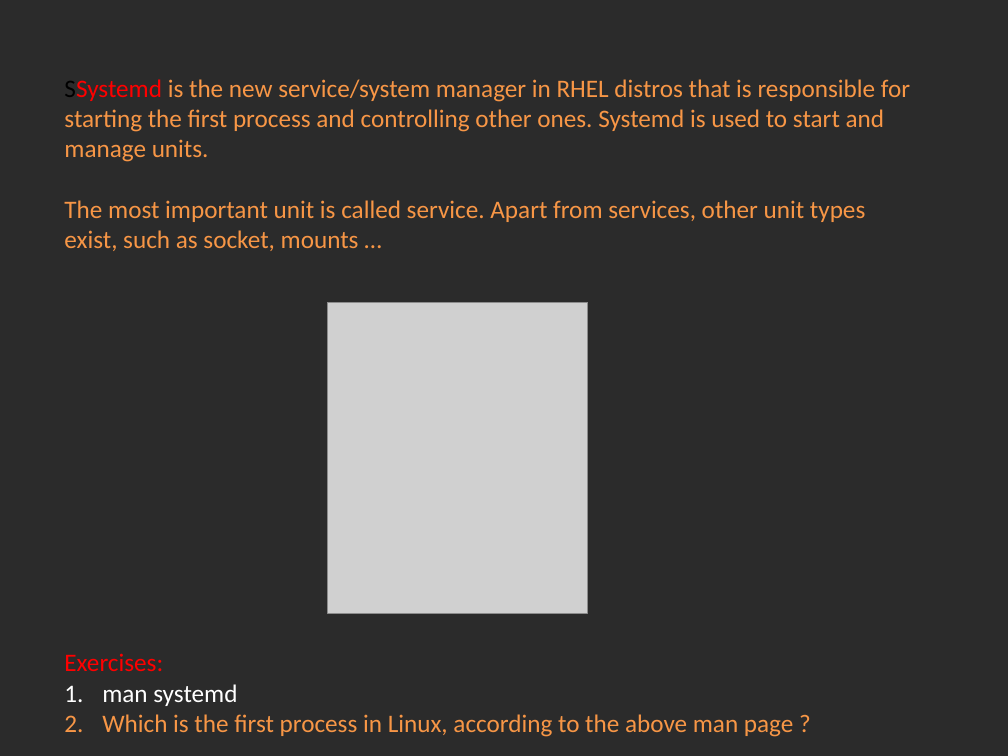
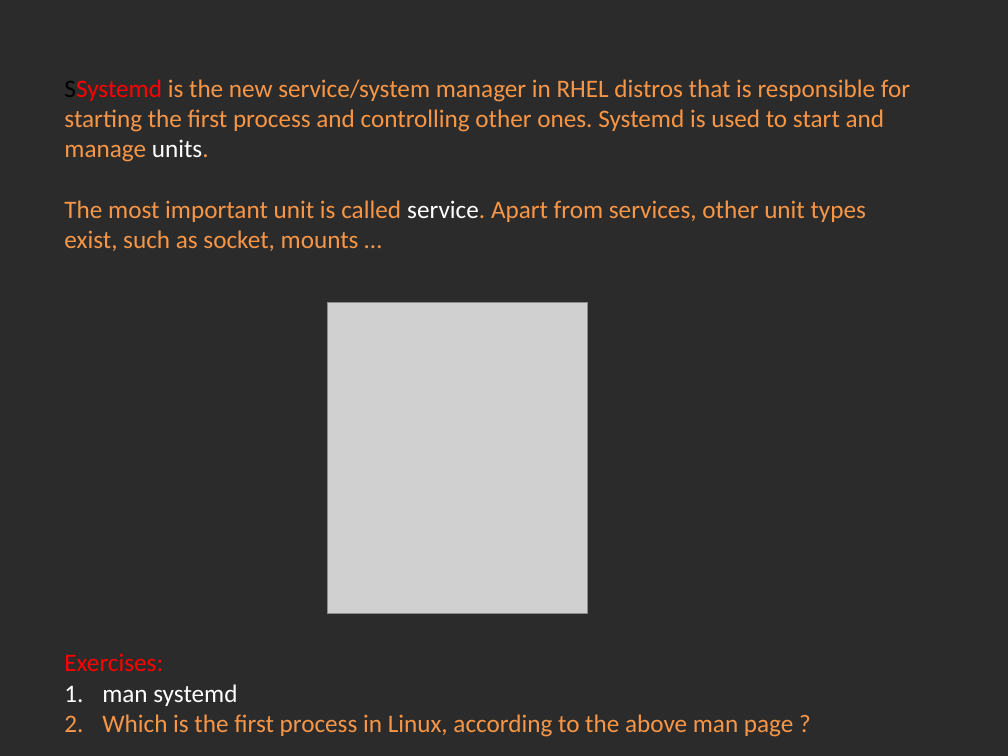
Before and after one commit to Academy-Soft-Intellect/Linux-Course, a slide deck: slide 2 of 10.SystemD_And_TheBootProcedure/10-SystemDAndTheBootProcedure.pptx (slide 1 before the commit). Drawn at 1008x756 pixels with LibreOffice and Linux fonts; fonts in the diff are those of the drawing; grey boxes stand for pictures; background and template pictures are left out; a plain dark background stands for a picture behind light text. Boxes give left, top, right and bottom in pixels: in the first picture for what was removed or moved away, otherwise in the second. Text is boxed around its words. In the diff, an @@ line names an element or a change of style, - is before the commit and + after.

Commit message:
Systemd and processes.

```diff
--- a/10.SystemD_And_TheBootProcedure/10-SystemDAndTheBootProcedure.pptx
+++ b/10.SystemD_And_TheBootProcedure/10-SystemDAndTheBootProcedure.pptx
@@ text at (64,79,910,251): text colour #F79646 to #FFFFFF in "units.", "service." @@
```
Also in this commit, not shown: 1 other slide changed, 2 slides added, 1 other file.
